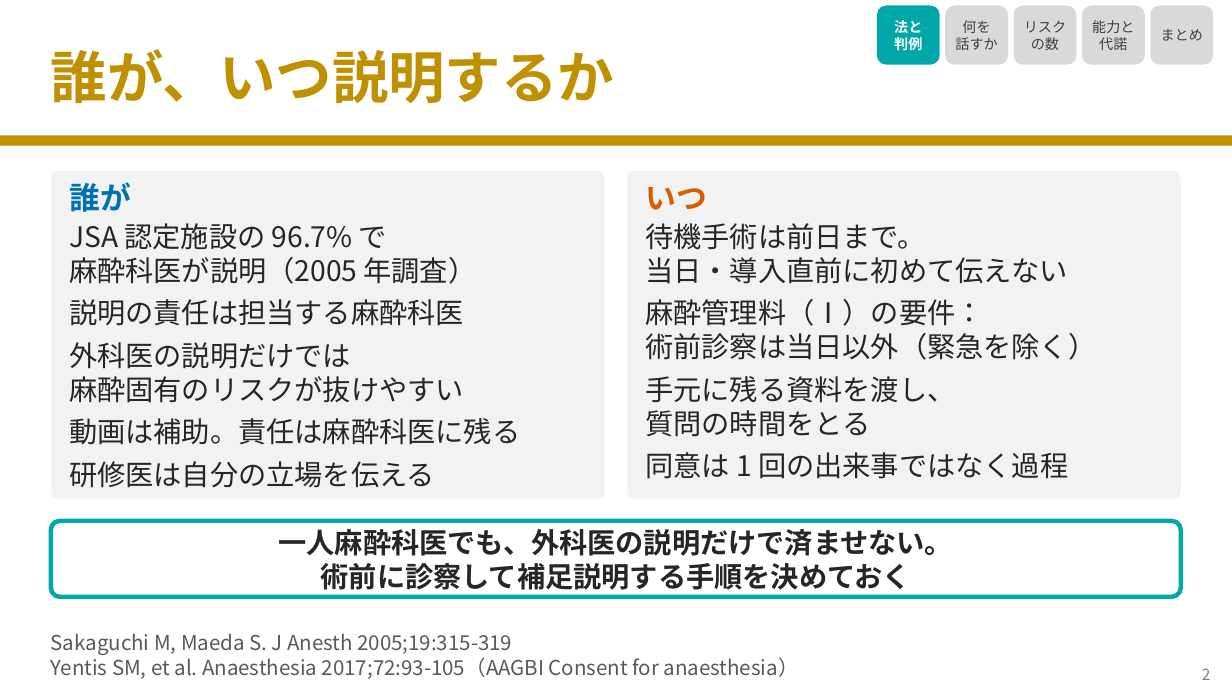
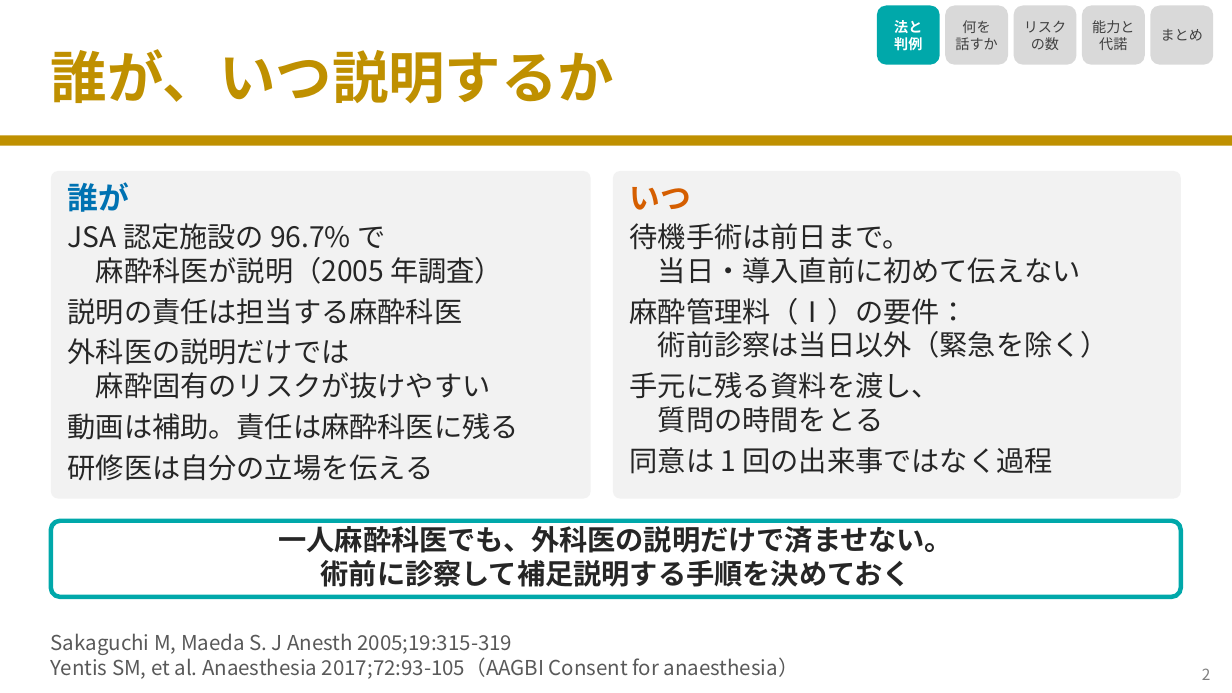
Before and after one commit to nobumitsu-3141/Anes-lecture, a slide deck: slide 3 of slides/4-5_informed_consent/4-5_informed_consent.pptx. Drawn at 1232x693 pixels with LibreOffice and Linux fonts; fonts in the diff are those of the drawing. Boxes give left, top, right and bottom in pixels: in the first picture for what was removed or moved away, otherwise in the second. Text is boxed around its words. In the diff, an @@ line names an element or a change of style, - is before the commit and + after.

```diff
--- a/slides/4-5_informed_consent/4-5_informed_consent.pptx
+++ b/slides/4-5_informed_consent/4-5_informed_consent.pptx
@@ rounded rectangle: place and size @@
-rounded rectangle at <box>51,171,605,499</box>
+rounded rectangle at <box>51,171,591,499</box>
@@ rounded rectangle: place and size @@
-rounded rectangle at <box>628,171,1182,499</box>
+rounded rectangle at <box>613,171,1181,499</box>
@@ text "いつ": place and size @@
-text "いつ" at <box>645,187,707,210</box>
+text "いつ" at <box>630,187,692,210</box>
@@ text "待機手術は前日まで。": place and size @@
-text "待機手術は前日まで。" at <box>645,223,926,250</box>
+text "待機手術は前日まで。" at <box>630,223,911,250</box>
@@ text "麻酔科医が説明（2005 年調査）": place and size @@
-text "麻酔科医が説明（2005 年調査）" at <box>69,257,477,284</box>
+text "麻酔科医が説明（2005 年調査）" at <box>96,257,503,284</box>
@@ text "当日・導入直前に初めて伝えない": place and size @@
-text "当日・導入直前に初めて伝えない" at <box>645,257,1068,284</box>
+text "当日・導入直前に初めて伝えない" at <box>658,257,1081,284</box>
@@ text "麻酔管理料（Ⅰ）の要件：": place and size @@
-text "麻酔管理料（Ⅰ）の要件：" at <box>645,299,983,326</box>
+text "麻酔管理料（Ⅰ）の要件：" at <box>630,298,968,325</box>
@@ text "術前診察は当日以外（緊急を除く）": place and size @@
-text "術前診察は当日以外（緊急を除く）" at <box>645,333,1096,360</box>
+text "術前診察は当日以外（緊急を除く）" at <box>658,331,1109,358</box>
@@ text "外科医の説明だけでは": place and size @@
-text "外科医の説明だけでは" at <box>69,342,351,369</box>
+text "外科医の説明だけでは" at <box>68,338,350,365</box>
@@ text "麻酔固有のリスクが抜けやすい": place and size @@
-text "麻酔固有のリスクが抜けやすい" at <box>69,376,464,403</box>
+text "麻酔固有のリスクが抜けやすい" at <box>96,372,491,399</box>
@@ text "手元に残る資料を渡し、": place and size @@
-text "手元に残る資料を渡し、" at <box>645,376,955,403</box>
+text "手元に残る資料を渡し、" at <box>630,372,940,399</box>
@@ text "動画は補助。責任は麻酔科医に残る": place and size @@
-text "動画は補助。責任は麻酔科医に残る" at <box>69,418,520,445</box>
+text "動画は補助。責任は麻酔科医に残る" at <box>68,413,519,440</box>
@@ text "質問の時間をとる": place and size @@
-text "質問の時間をとる" at <box>645,410,870,437</box>
+text "質問の時間をとる" at <box>658,406,883,433</box>
@@ text "同意は 1 回の出来事ではなく過程": place and size @@
-text "同意は 1 回の出来事ではなく過程" at <box>645,452,1068,479</box>
+text "同意は 1 回の出来事ではなく過程" at <box>630,447,1053,474</box>
@@ text "研修医は自分の立場を伝える": place and size @@
-text "研修医は自分の立場を伝える" at <box>69,461,435,488</box>
+text "研修医は自分の立場を伝える" at <box>68,454,434,481</box>
@@ text "一人麻酔科医でも、外科医の説明だけで済ませない。" rewrapped from <box>278,529,953,556</box> to <box>278,522,953,553</box> @@
```
Also in this commit, not shown: 3 other slides changed, 27 other files.
